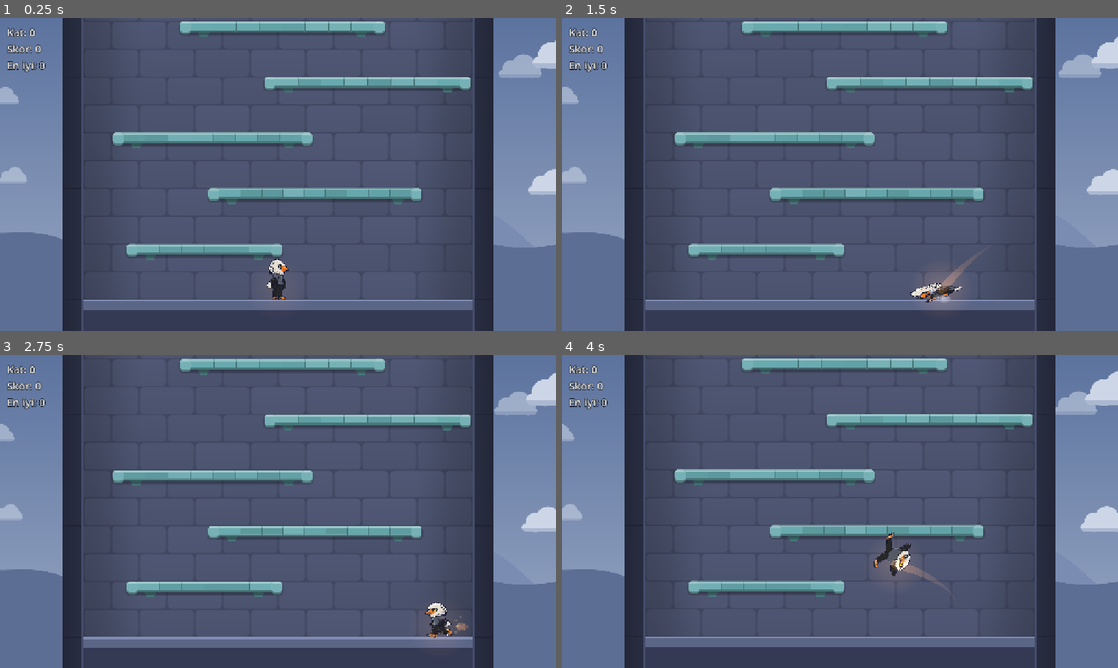
Above: before the commit, frames 1-4 (two rows, left to right).
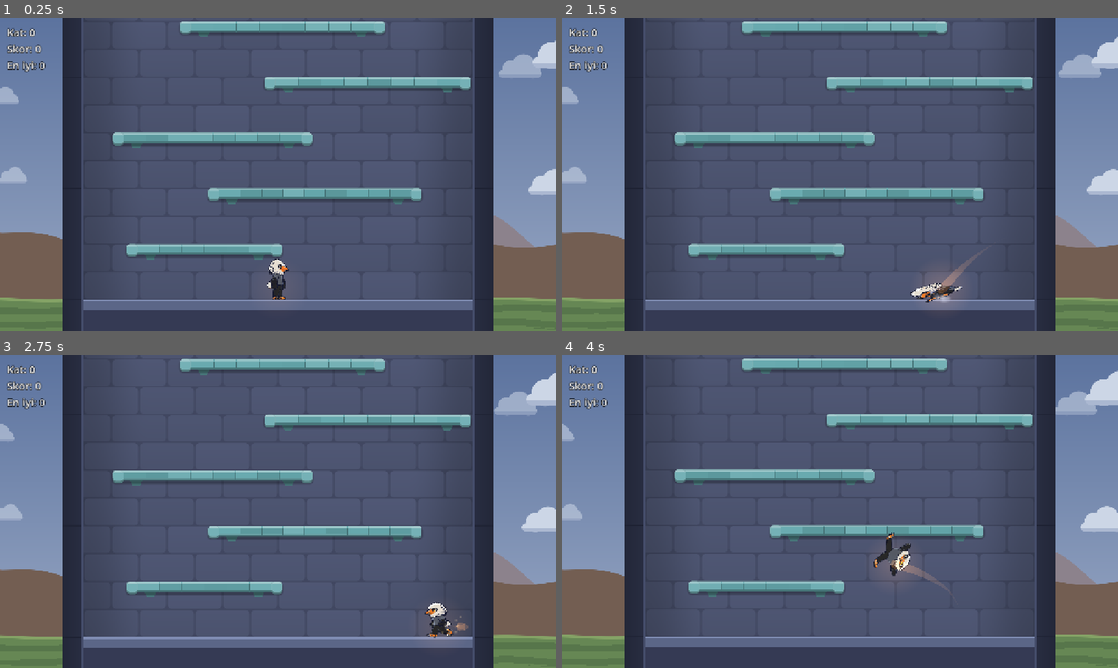
Above: after the commit, the same moments.

Repository: tahapek5454/Tower-Climb
Game: Godot game, scene res://scenes/main.tscn
The game is run twice, just before and just after one commit, with the same random seed, the same clock (stepped at 60 frames per second) and the same inputs.
Inputs (mouse positions are in pixels of both pictures, inside the frame that each line leads up to):
- Up to frame 1 (0.25 s): no input
- Up to frame 2 (1.5 s): tap Enter at 0.5 s; move the mouse to (962, 158) at 0.52 s; hold Right (move_right) 0.53-1.25 s; hold Shift 0.53-1.25 s; click (962, 158) at 0.67 s; tap Space (jump) at 0.77, 1.07 s; drag from (728, 190) to (812, 237) at 1.27 s
- Up to frame 3 (2.75 s): move the mouse to (333, 442) at 2.02 s; hold Right (move_right) from 2.03 s (still down); tap Ctrl at 2.1 s
- Up to frame 4 (4 s): release Right (move_right) at 2.75 s; drag from (812, 574) to (673, 464) at 2.77 s; move the mouse to (1006, 558) at 3.52 s; hold Left (move_left) from 3.53 s (still down); tap Alt at 3.6 s; tap Space (jump) at 3.77 s

The runs differ from the first frame. In frame 1, 6.9% of the frame differs, in the area x 0-100%, y 63-100%; in frame 2, 6.9%; in frame 3, 6.9%; in frame 4, 6.9%.

Commit message:
tweak: dağlar kahve tonlarında, kule dibinde çimenli ova (Aşama 4, madde 5)
Co-Authored-By: Claude Opus 5.5 <noreply@anthropic.com>

Diff:
--- a/assets/shaders/backdrop.gdshader
+++ b/assets/shaders/backdrop.gdshader
@@ -1,5 +1,6 @@
 shader_type canvas_item;
-// Kule dışı (duvarların arkası): gökyüzü gradyanı, iki kat uzak tepe silueti, iki kat bulut.
+// Kule dışı (duvarların arkası): gökyüzü gradyanı, iki kat uzak tepe silueti, iki kat bulut,
+// kulenin dibinde çimenli ova (zeminle aynı derinlikte: platformlarla aynı hızda kayar).
 // Parallax: her katman kameranın hareketinin bir oranıyla (factor) kayar; 1 = platformlarla aynı,
 // 0 = ekrana sabit. Kamera konumu çizim matrisinden okunur (pencere ölçeğinden bağımsız, gecikmesiz).
 // Tepeler başlangıçta ekranın altında görünür, tırmandıkça yavaşça aşağı batar.
@@ -8,6 +9,9 @@
 uniform vec4 sky_bottom : source_color = vec4(0.60, 0.66, 0.77, 1.0);
 uniform vec4 hill_far_color : source_color = vec4(0.48, 0.55, 0.70, 1.0);
 uniform vec4 hill_near_color : source_color = vec4(0.36, 0.43, 0.58, 1.0);
+uniform vec4 meadow_color : source_color = vec4(0.40, 0.53, 0.33, 1.0);
+uniform vec4 meadow_light_color : source_color = vec4(0.52, 0.64, 0.40, 1.0);
+uniform vec4 meadow_dark_color : source_color = vec4(0.30, 0.42, 0.27, 1.0);
 uniform vec4 cloud_color : source_color = vec4(0.80, 0.84, 0.90, 1.0);
 uniform vec4 cloud_shade_color : source_color = vec4(0.67, 0.72, 0.82, 1.0);
 
@@ -24,6 +28,10 @@
 // Tepeler: zeminin ne kadar üstünde başladıkları ve ortalama yükseklikleri (px).
 uniform float hill_far_height = 190.0;
 uniform float hill_near_height = 110.0;
+// Ova: üst kenarın dalgalanması (px), üstteki açık çimen şeridi ve koyu çimen bantlarının kalınlığı (px).
+uniform float meadow_wave = 5.0;
+uniform float meadow_light_height = 6.0;
+uniform float meadow_band_spacing = 34.0;
 // Bulut ızgarası: hücre boyutu, bir hücrede bulut olma olasılığı, yatay sürüklenme hızı (px/s).
 uniform vec2 cloud_cell = vec2(250.0, 210.0);
 uniform float cloud_density = 0.55;
@@ -77,6 +85,24 @@
 }
 
 
+// Çimenli ova: zeminin hizasından aşağısı, hafif dalgalı üst kenar, açık üst şerit,
+// aşağıya doğru dalgalı koyu çimen bantları (sakin, düz renkler).
+vec3 meadow(vec2 p, vec3 color) {
+	float edge = ground_view_y - meadow_wave * (0.6 + 0.4 * sin(p.x * 0.021) * sin(p.x * 0.0057 + 1.7));
+	float inside = fill(edge - p.y);
+	if (inside <= 0.0) {
+		return color;
+	}
+	float depth = p.y - edge;
+	vec3 grass = meadow_color.rgb;
+	float band_y = depth + sin(p.x * 0.013 + floor(depth / meadow_band_spacing)) * 4.0;
+	float band = step(meadow_band_spacing * 0.55, mod(band_y, meadow_band_spacing));
+	grass = mix(grass, meadow_dark_color.rgb, band * 0.6);
+	grass = mix(grass, meadow_light_color.rgb, fill(depth - meadow_light_height));
+	return mix(color, grass, inside);
+}
+
+
 // Bir bulut katmanı: rgb = renk, a = örtme. size: bulut boyu çarpanı.
 vec4 clouds(vec2 p, float size, float seed) {
 	p.x += TIME * cloud_drift_speed * size;
@@ -127,5 +153,7 @@
 	vec4 near_clouds = clouds(layer(cloud_near_factor), 1.0, 11.0);
 	color = mix(color, near_clouds.rgb, near_clouds.a);
 
+	color = meadow(layer(1.0), color);
+
 	COLOR = vec4(color, 1.0);
 }
--- a/scripts/world/backdrop.gd
+++ b/scripts/world/backdrop.gd
@@ -16,6 +16,9 @@
 	material.set_shader_parameter(&"sky_bottom", WorldPalette.SKY_BOTTOM)
 	material.set_shader_parameter(&"hill_far_color", WorldPalette.HILL_FAR)
 	material.set_shader_parameter(&"hill_near_color", WorldPalette.HILL_NEAR)
+	material.set_shader_parameter(&"meadow_color", WorldPalette.MEADOW)
+	material.set_shader_parameter(&"meadow_light_color", WorldPalette.MEADOW_LIGHT)
+	material.set_shader_parameter(&"meadow_dark_color", WorldPalette.MEADOW_DARK)
 	material.set_shader_parameter(&"cloud_color", WorldPalette.CLOUD)
 	material.set_shader_parameter(&"cloud_shade_color", WorldPalette.CLOUD_SHADE)
 	material.set_shader_parameter(&"view_height", Tuning.VIEW_HEIGHT)
--- a/scripts/world/world_palette.gd
+++ b/scripts/world/world_palette.gd
@@ -11,14 +11,18 @@
 const WALL := Color(0.16, 0.18, 0.26)
 const WALL_JOINT := Color(0.12, 0.135, 0.20)
 const WALL_LIP := Color(0.27, 0.30, 0.42)
-## Kule dışı: gökyüzü (üst/alt), uzak ve yakın tepe siluetleri, bulut ve gölgeli alt kısmı.
-## Gökyüzü kule içinden açık: kule çerçeve gibi okunur. Tepeler uzaklaştıkça gökyüzüne karışır.
+## Kule dışı: gökyüzü (üst/alt), uzak ve yakın dağ siluetleri, bulut ve gölgeli alt kısmı, çimenli ova.
+## Gökyüzü kule içinden açık: kule çerçeve gibi okunur. Dağlar toprak/kahve tonlarında; uzaktaki
+## atmosferle gökyüzüne doğru soluklaşır. Kahveler düşük doygunlukta (karakterin turuncusuyla yarışmasın).
 const SKY_TOP := Color(0.36, 0.45, 0.62)
 const SKY_BOTTOM := Color(0.60, 0.66, 0.77)
-const HILL_FAR := Color(0.48, 0.55, 0.70)
-const HILL_NEAR := Color(0.36, 0.43, 0.58)
+const HILL_FAR := Color(0.55, 0.51, 0.55)
+const HILL_NEAR := Color(0.45, 0.37, 0.32)
 const CLOUD := Color(0.80, 0.84, 0.90)
 const CLOUD_SHADE := Color(0.67, 0.72, 0.82)
+const MEADOW := Color(0.40, 0.53, 0.33)
+const MEADOW_LIGHT := Color(0.52, 0.64, 0.40)
+const MEADOW_DARK := Color(0.30, 0.42, 0.27)
 ## Platformlar: gövde rengi (üst şerit ve alt kenar bundan türetilir). Bölüm platformu (her 100 kat)
 ## altın sarısı: turuncu/altın ailesi dünyada sadece ödül anlamı taşır.
 const PLATFORM := Color(0.40, 0.66, 0.68)
Not shown, changed: docs/PROGRESS.md
